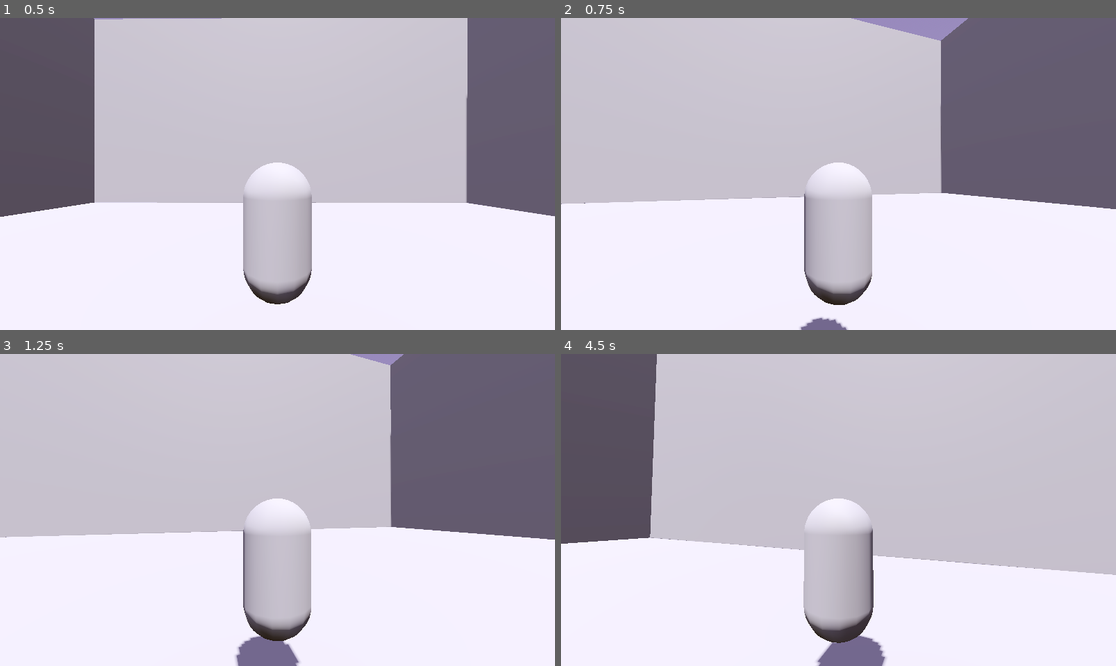
Above: before the commit, frames 1-4 (two rows, left to right).
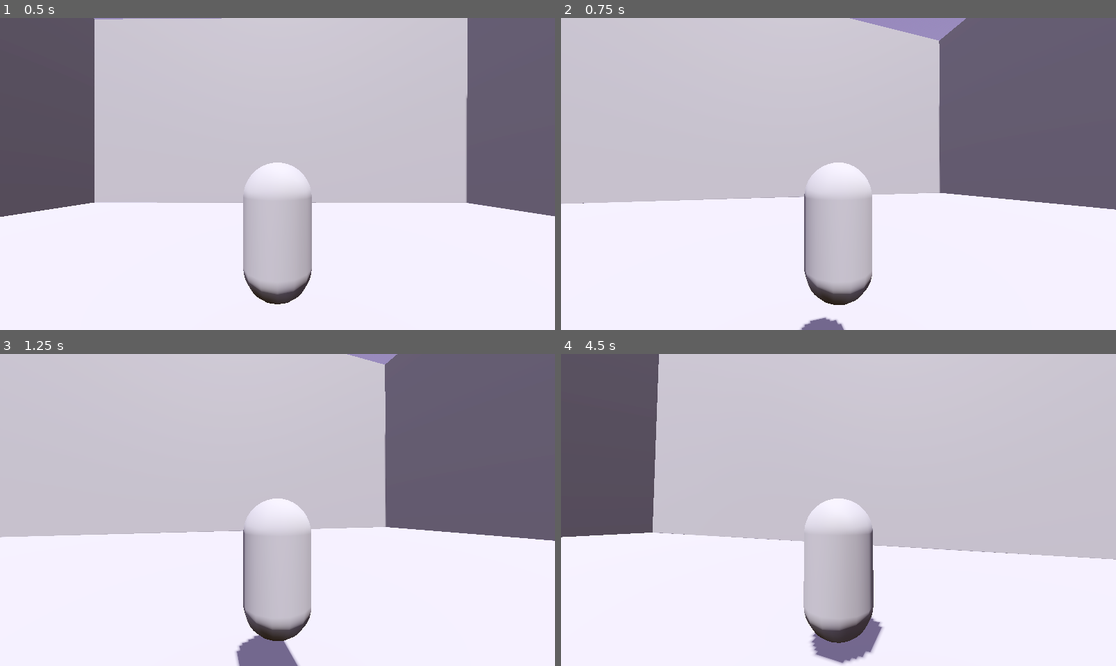
Above: after the commit, the same moments.

Repository: morbidlyocheese/project-ghost
Game: Godot game, scene res://scenes/level.tscn
The game is run twice, just before and just after one commit, with the same random seed, the same clock (stepped at 60 frames per second) and the same inputs.
Inputs (mouse positions are in pixels of both pictures, inside the frame that each line leads up to):
- Up to frame 1 (0.5 s): no input
- Up to frame 2 (0.75 s): tap Enter (ui_accept) at 0.5, 0.6 s; move the mouse to (866, 174) at 0.52 s; hold W (forward) from 0.53 s (still down)
- Up to frame 3 (1.25 s): keep holding W (forward); tap Space (jump) at 0.77, 0.8, 1.07 s
- Up to frame 4 (4.5 s): keep holding W (forward); move the mouse to (810, 510) at 1.27 s; tap Space (jump) at 1.35, 1.52, 1.82, 2.3, 3.02, 3.32, 3.6, 3.77, 4.07 s; tap Enter (ui_accept) at 1.55, 2.1, 2.85, 4.35 s; move the mouse to (849, 503) at 2.02 s; move the mouse to (832, 516) at 2.77 s; move the mouse to (877, 513) at 3.52 s; move the mouse to (794, 506) at 4.27 s

Frame 1 is identical in both runs. In frame 2, 0.3% of the frame differs, in the area x 0-100%, y 0-100%; in frame 3, 0.8%; in frame 4, 3.7%.

Commit message:
📸 camera movement added

Diff:
--- a/scripts/players/player.gd
+++ b/scripts/players/player.gd
@@ -27,13 +27,14 @@
 		velocity += get_gravity() * delta
 
 	# Handle jump.
-	if Input.is_action_just_pressed("ui_accept") and is_on_floor():
+	if Input.is_action_just_pressed("jump") and is_on_floor():
 		velocity.y = JUMP_VELOCITY
 
 	# Get the input direction and handle the movement/deceleration.
 	# As good practice, you should replace UI actions with custom gameplay actions.
 	var input_dir := Input.get_vector("left", "right", "forward", "backward")
 	var direction := (transform.basis * Vector3(input_dir.x, 0, input_dir.y)).normalized()
+	direction = direction.rotated(Vector3.UP, spring_arm_pivot.rotation.y)
 	if direction:
 		velocity.x = direction.x * SPEED
 		velocity.z = direction.z * SPEED
